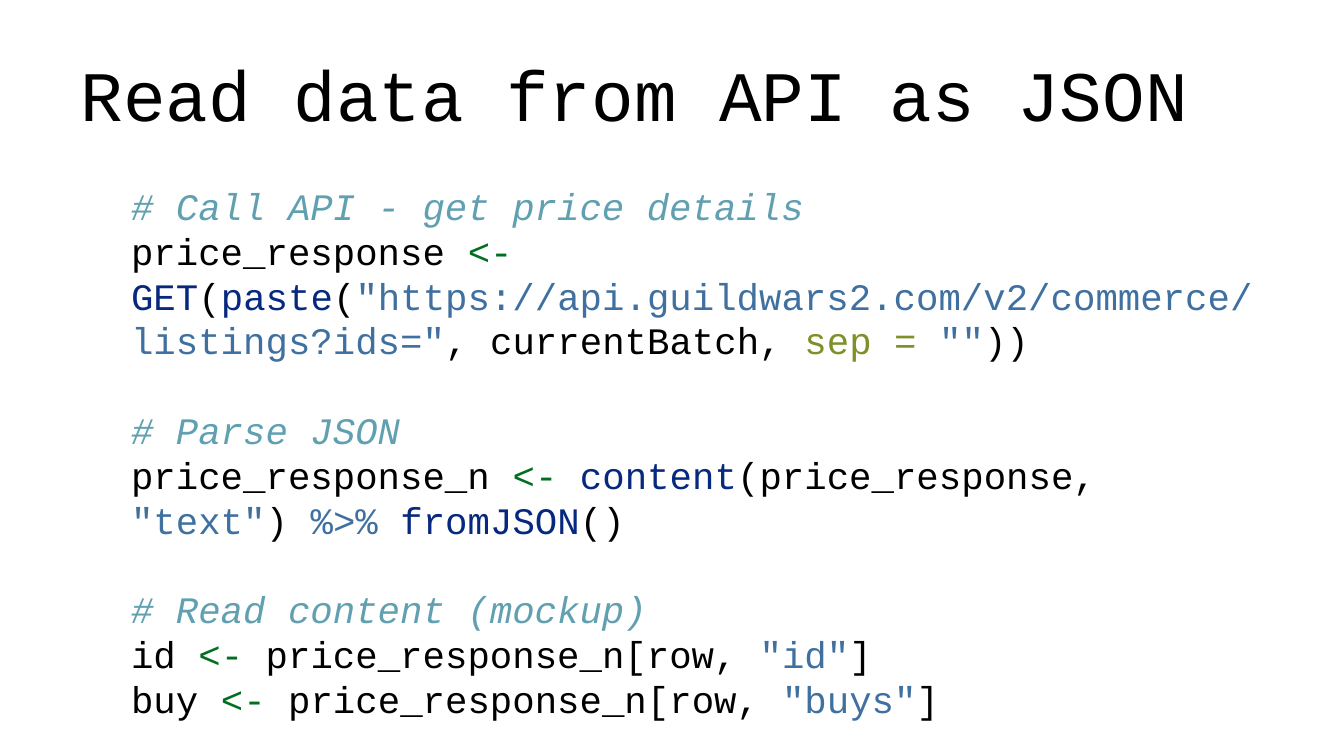
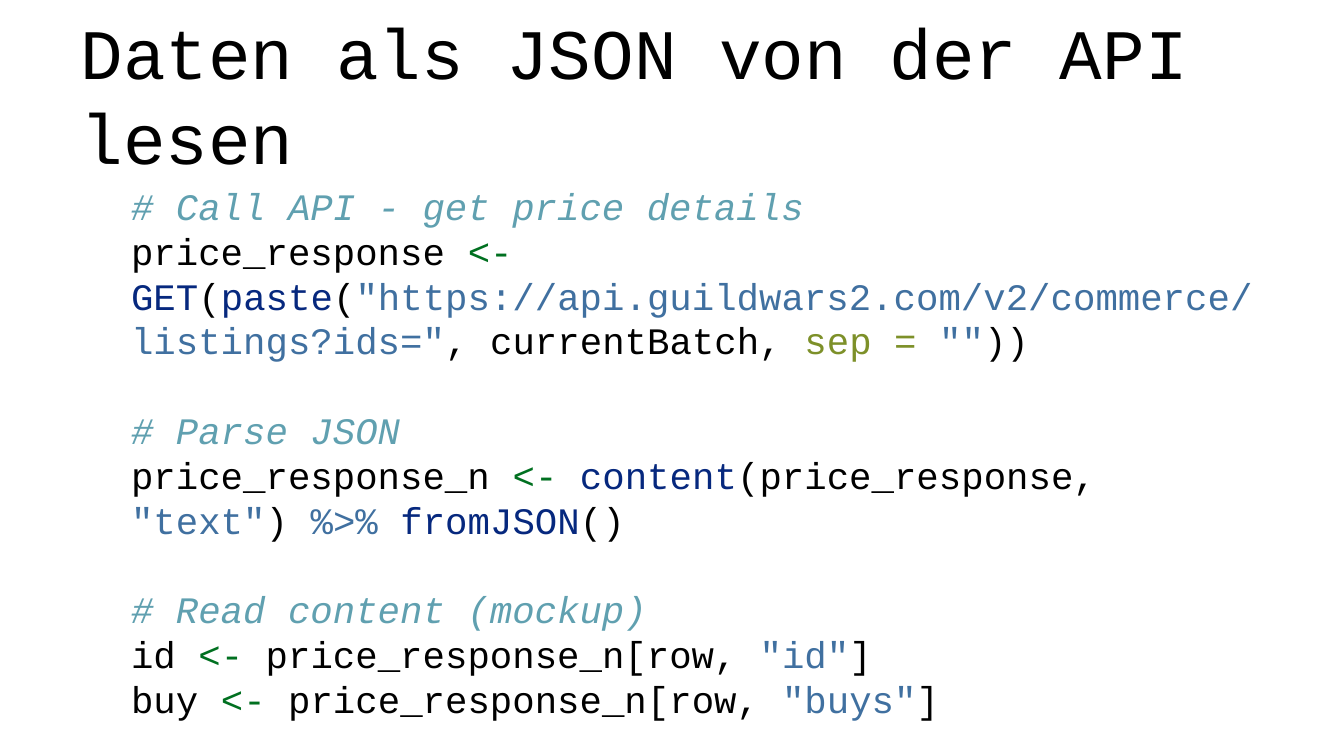
Before and after one commit to lz039/Gw2Trading, a slide deck: slide 6 of reports/presentation.pptx. Drawn at 1344x756 pixels with LibreOffice and Linux fonts; fonts in the diff are those of the drawing. Boxes give left, top, right and bottom in pixels: in the first picture for what was removed or moved away, otherwise in the second. Text is boxed around its words. In the diff, an @@ line names an element or a change of style, - is before the commit and + after.

```diff
--- a/reports/presentation.pptx
+++ b/reports/presentation.pptx
@@ title at [81, 28, 1188, 165]: text changed @@
-Read data from API as JSON
+Daten als JSON von der API lesen
```
Also in this commit, not shown: 4 other slides changed, 16 slides added, 2 slides removed, 3 other files.
